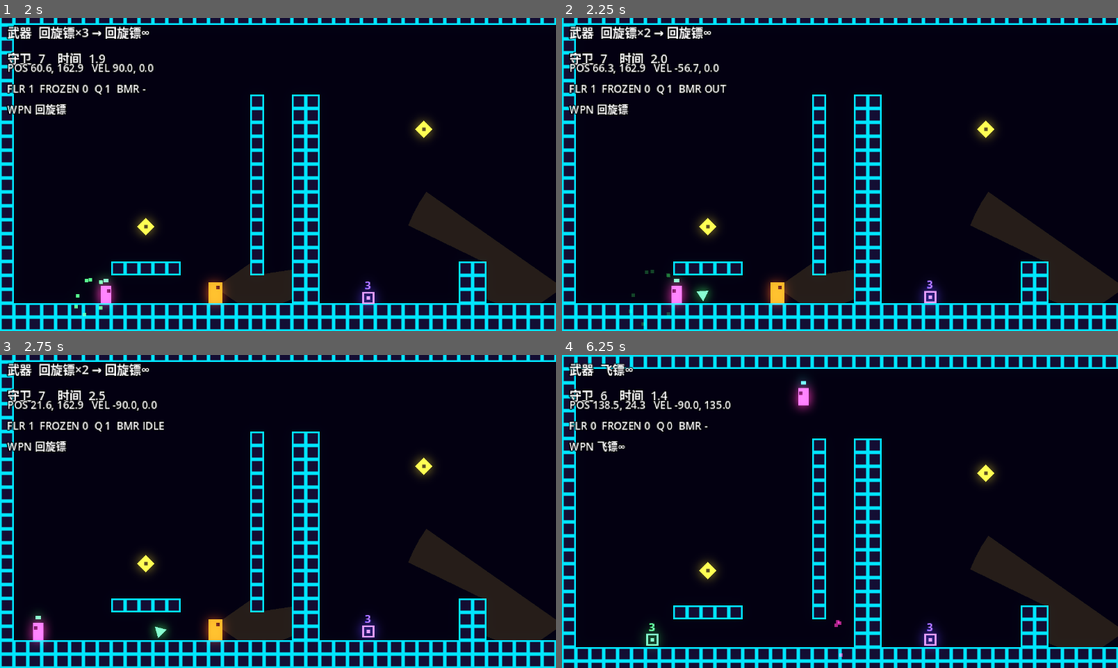
Above: before the commit, frames 1-4 (two rows, left to right).
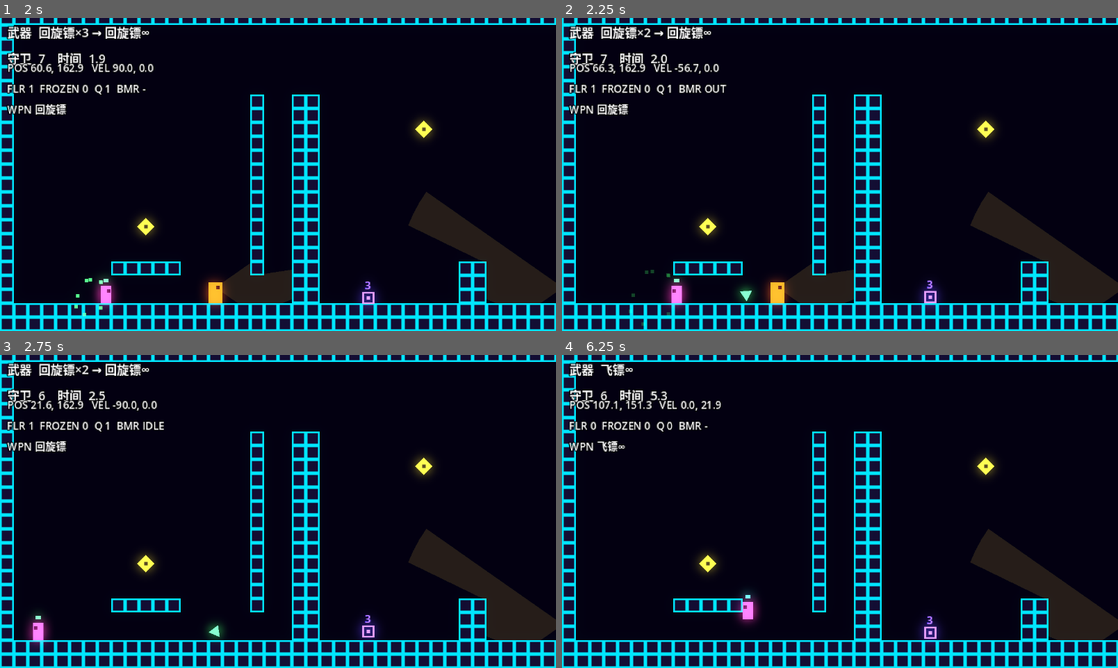
Above: after the commit, the same moments.

Repository: OneLazer/extreme-infiltration
Game: Godot game, scene res://levels/level_01.tscn
Two runs of this game, one before a commit and one after it. Both use one fixed random seed, a clock stepped at 60 frames per second and the inputs below.
Inputs:
- Up to frame 1 (2 s): hold D (move_right) from 0.53 s (still down); tap Down (aim_down) at 0.6 s; tap Space (jump) at 0.77, 1.52 s; tap Left (aim_left) at 1.35 s
- Up to frame 2 (2.25 s): release D (move_right) at 2.03 s; hold A (move_left) from 2.03 s (still down); tap Right (aim_right) at 2.1 s
- Up to frame 3 (2.75 s): keep holding A (move_left)
- Up to frame 4 (6.25 s): release A (move_left) at 2.78 s; hold D (move_right) 2.78-4.28 s; tap Up (aim_up) at 2.85, 5.85 s; tap Space (jump) at 3.02, 3.77, 4.52, 6.02 s; tap Down (aim_down) at 3.6 s; hold A (move_left) 4.28-5.03 s; tap Left (aim_left) at 4.35 s; hold D (move_right) 5.03-5.78 s; tap Right (aim_right) at 5.1 s; hold A (move_left) from 5.78 s (still down)

Frame 1 is identical in both runs. In frame 2, 0.3% of the frame differs, in the area x 23-35%, y 85-92%; in frame 3, 1.7%; in frame 4, 15%, in the area x 0-100%, y 0-100%.

Commit message:
回旋镖射程与收回手感重做
- 普通回旋镖 3 → 7 格，重型 5 → 11 格
- 飞出改为 begin() 预算落点 + lerp/ease-out 缓动，撞墙提前截断
- 收回：冻结全场（含玩家与关卡计时），短暂停顿后加速飞回，归位解冻
- 武器表移除 out_speed/return_speed，动画节奏集中到 boomerang.gd 顶部常量区

Diff:
--- a/scripts/player.gd
+++ b/scripts/player.gd
@@ -70,6 +70,9 @@
 func _physics_process(delta: float) -> void:
 	if dead:
 		return
+	# 回旋镖收回期间冻结玩家（瞄准冻结由下面的 _freeze_left 分支处理）
+	if Game.frozen and _freeze_left <= 0:
+		return
 	if Input.is_action_just_pressed("jump"):
 		_jump_buffer_timer = jump_buffer_time
 
@@ -351,6 +354,7 @@
 	b.setup(self, type, dir, def)
 	get_parent().add_child(b)
 	b.global_position = global_position
+	b.begin()
 	active_boomerang = b
 	if def.has("recoil_add"):
 		velocity += -dir * def["recoil_add"]
@@ -362,6 +366,7 @@
 func on_boomerang_caught(b: Boomerang, move_dir: Vector2) -> void:
 	if b == active_boomerang:
 		active_boomerang = null
+	Game.frozen = false         # 解除收回冻结
 	var def := WeaponDefs.get_def(b.type)
 	if def["catch_speed"] > 0.0 and move_dir != Vector2.ZERO:
 		apply_dash(move_dir * def["catch_speed"], def["catch_dash_time"], 1.0)
--- a/scripts/weapons/boomerang.gd
+++ b/scripts/weapons/boomerang.gd
@@ -1,24 +1,40 @@
 class_name Boomerang
 extends Node2D
 ## 回旋镖弹体（轻型 / 重型共用）。
-## OUT：沿发射方向飞行 out_tiles 格，撞墙提前停下 → IDLE：静止悬停
-## RETURN：玩家再按方向键后高速飞回玩家（穿墙），归位时通知玩家。
+## OUT：用 lerp 缓动快速飞到目标点（撞墙则停在墙面）→ IDLE：静止悬停
+## RETURN：冻结全场 → 短暂停顿 → 逐渐加速飞回玩家（穿墙），归位时解冻并通知玩家。
 ## 全程有攻击判定（含扫掠检测，防止高速穿过敌人）。
 
 enum State { OUT, IDLE, RETURN }
 
 const RADIUS := 3.0
 
+# ============ 动画手感（不导出，想调就改这里） ============
+## 飞出耗时（秒）。飞行距离由 WeaponDefs 的 out_tiles 决定
+const OUT_TIME_NORMAL := 0.16
+const OUT_TIME_HEAVY := 0.20
+## 飞出缓动指数：1 = 匀速；越大越「起步冲、末段缓」
+const OUT_EASE_POWER := 3.0
+## 收回：冻结后停顿（秒）→ 逐渐加速。数值越大收回越快
+const RETURN_DELAY := 0.05
+const RETURN_ACCEL := 3500.0
+const RETURN_MAX_SPEED := 1300.0
+# =======================================================
+
 var type := WeaponDefs.Type.BOOMERANG
 var state := State.OUT
 var _player: Player
 var _dir := Vector2.RIGHT
 var _out_dist := 24.0
-var _out_speed := 260.0
-var _return_speed := 420.0
-var _traveled := 0.0
+var _out_time := OUT_TIME_NORMAL
 var _color := Color.WHITE
 var _spin := 0.0
+
+var _start_pos := Vector2.ZERO
+var _target_pos := Vector2.ZERO
+var _out_elapsed := 0.0
+var _return_delay_left := 0.0
+var _return_speed := 0.0
 
 
 func setup(player: Player, t: int, dir: Vector2, def: Dictionary) -> void:
@@ -26,20 +42,37 @@
 	type = t
 	_dir = dir
 	_out_dist = def["out_tiles"] * Game.TILE
-	_out_speed = def["out_speed"]
-	_return_speed = def["return_speed"]
+	_out_time = OUT_TIME_HEAVY if t == WeaponDefs.Type.HEAVY_BOOMERANG else OUT_TIME_NORMAL
 	_color = def["color"]
 
 
+## 由 Player 摆好 global_position 后调用：确定起点与终点（撞墙则提前截断）。
+func begin() -> void:
+	_start_pos = global_position
+	var far := _start_pos + _dir * (_out_dist + RADIUS)
+	var q := PhysicsRayQueryParameters2D.create(_start_pos, far, Game.LAYER_WORLD)
+	var r := get_world_2d().direct_space_state.intersect_ray(q)
+	var dist := _out_dist
+	if not r.is_empty():
+		dist = maxf((r.position - _start_pos).length() - RADIUS, 0.0)   # 贴墙时不越过玩家
+	_target_pos = _start_pos + _dir * dist
+	_out_elapsed = 0.0
+
+
 func recall() -> void:
+	if state == State.RETURN:
+		return
 	state = State.RETURN
+	_return_delay_left = RETURN_DELAY
+	_return_speed = 0.0
+	Game.frozen = true          # 收回期间冻结其他所有内容
 
 
 func _physics_process(delta: float) -> void:
-	if Game.frozen:
-		return
 	if not is_instance_valid(_player) or _player.dead:
 		queue_free()
+		return
+	if Game.frozen and state != State.RETURN:
 		return
 	var old := global_position
 	match state:
@@ -52,23 +85,23 @@
 	_spin += delta * (30.0 if state != State.IDLE else 12.0)
 	queue_redraw()
 
+
+## 用 lerp 从起点缓动到终点；t 走 ease-out 曲线，前段快、末段平滑落位
 func _step_out(delta: float) -> void:
-	var step := minf(_out_speed * delta, _out_dist - _traveled)
-	var from := global_position
-	var q := PhysicsRayQueryParameters2D.create(from, from + _dir * (step + RADIUS), Game.LAYER_WORLD)
-	var r := get_world_2d().direct_space_state.intersect_ray(q)
-	if not r.is_empty():
-		global_position = r.position - _dir * RADIUS
-		state = State.IDLE
-		return
-	global_position = from + _dir * step
-	_traveled += step
-	if _traveled >= _out_dist - 0.01:
+	_out_elapsed += delta
+	var t := clampf(_out_elapsed / _out_time, 0.0, 1.0)
+	var k := 1.0 - pow(1.0 - t, OUT_EASE_POWER)
+	global_position = _start_pos.lerp(_target_pos, k)
+	if t >= 1.0:
 		state = State.IDLE
 
 
 ## 返回 true 表示已归位并销毁
 func _step_return(delta: float) -> bool:
+	if _return_delay_left > 0.0:
+		_return_delay_left -= delta
+		return false
+	_return_speed = minf(_return_speed + RETURN_ACCEL * delta, RETURN_MAX_SPEED)
 	var to_player := _player.global_position - global_position
 	var step := _return_speed * delta
 	if to_player.length() <= step:
--- a/scripts/weapons/weapon_defs.gd
+++ b/scripts/weapons/weapon_defs.gd
@@ -1,6 +1,7 @@
 class_name WeaponDefs
 extends RefCounted
-## 武器参数表。调手感只改这里。速度单位 px/s，1 图格 = 8px。
+## 武器参数表。玩法数值（射程、位移、拾取弹药）改这里。
+## 回旋镖的飞行 / 回收动画节奏见 weapons/boomerang.gd 顶部的常量区。
 ##
 ## 反冲方式：
 ##   recoil_add  —— 在当前速度上叠加 -发射方向 * 数值（轻微推力）
@@ -18,13 +19,13 @@
 	Type.BOOMERANG: {
 		"name": "回旋镖", "color": Palette.BOOMERANG,
 		"recoil_add": 30.0,
-		"out_tiles": 3.0, "out_speed": 260.0, "return_speed": 420.0,
+		"out_tiles": 7.0,
 		"catch_speed": 0.0,        # 归位时给玩家的速度（0 = 不给）
 	},
 	Type.HEAVY_BOOMERANG: {
 		"name": "重型回旋镖", "color": Palette.HEAVY,
 		"recoil_dash": 240.0, "dash_time": 0.15, "end_mult": 0.667,
-		"out_tiles": 5.0, "out_speed": 300.0, "return_speed": 420.0,
+		"out_tiles": 11.0,
 		"catch_speed": 220.0, "catch_dash_time": 0.08,
 	},
 	Type.AIR_GUN: {
